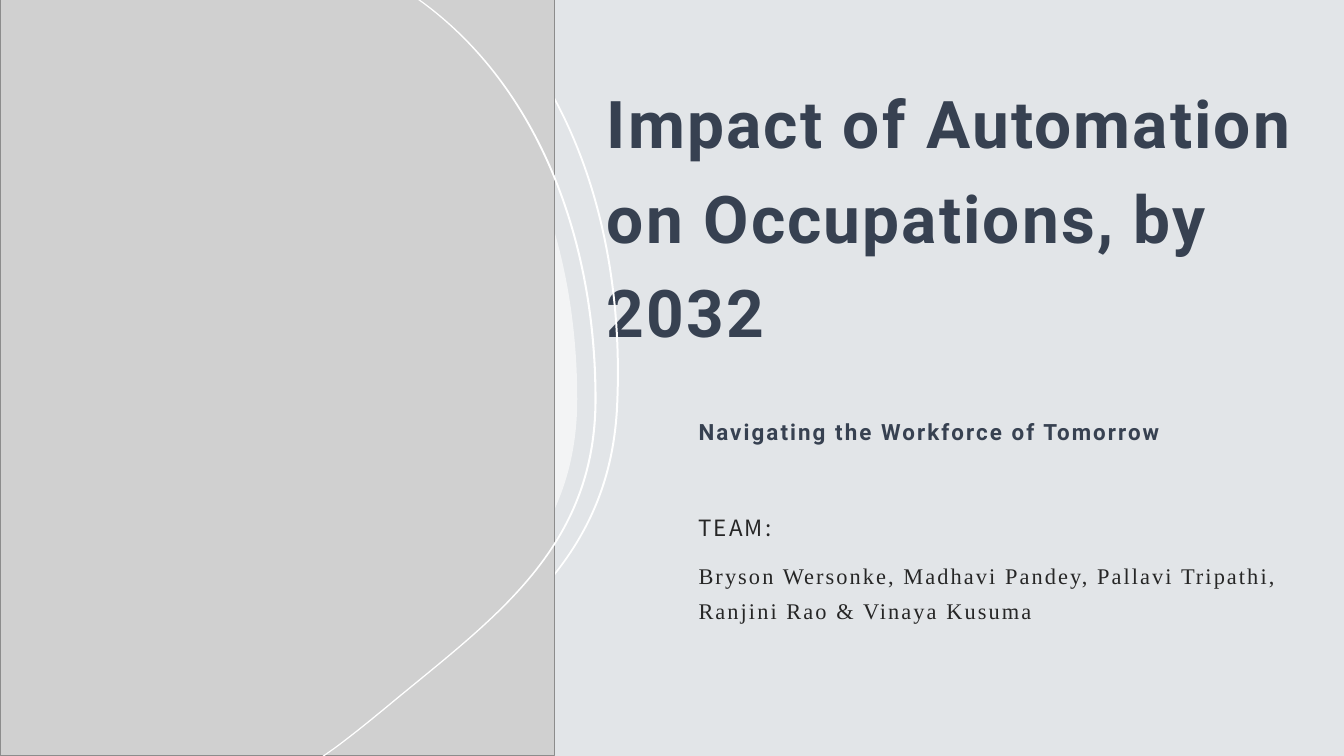
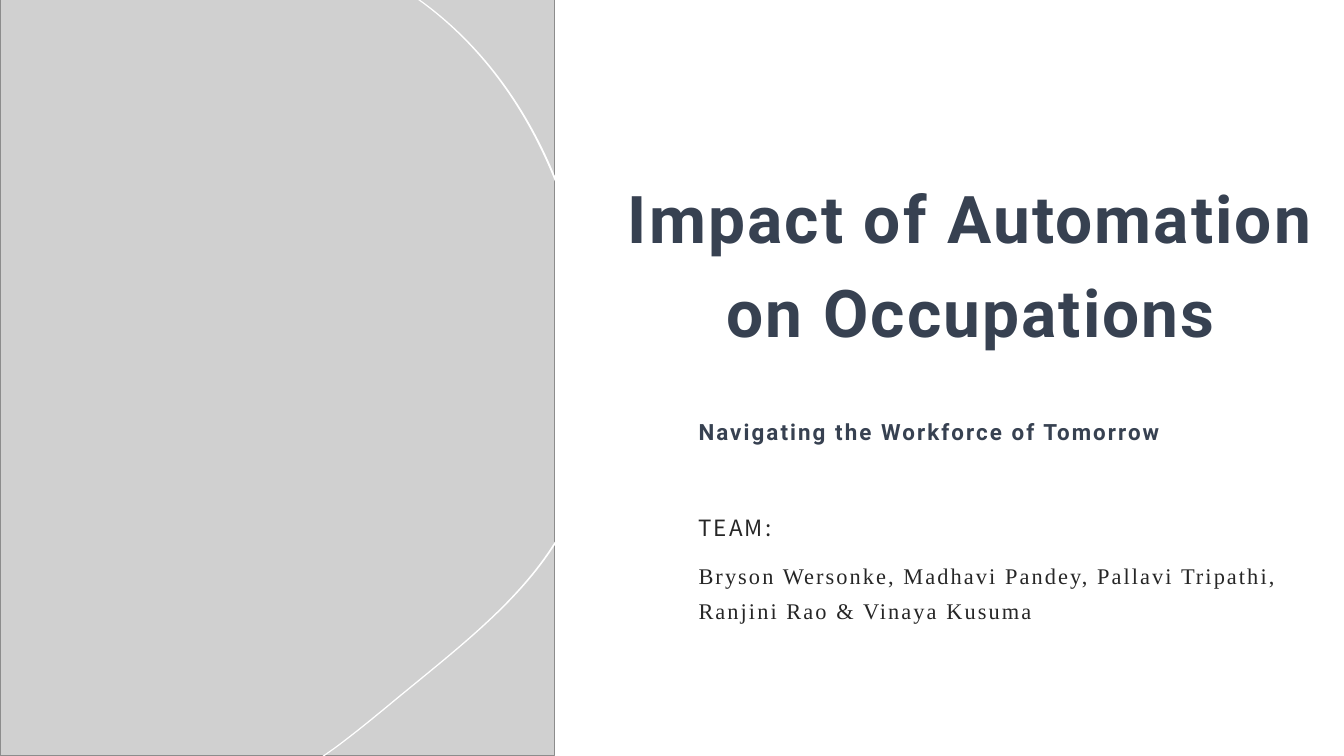
Before and after one commit to vinaya-kusuma/Project1, a slide deck: slide 1 of Project1.pptx. Drawn at 1344x756 pixels with LibreOffice and Linux fonts; fonts in the diff are those of the drawing; grey boxes stand for pictures. Boxes give left, top, right and bottom in pixels: in the first picture for what was removed or moved away, otherwise in the second. Text is boxed around its words. In the diff, an @@ line names an element or a change of style, - is before the commit and + after.

Commit message:
Updated the slides for fastest growing occupations

```diff
--- a/Project1.pptx
+++ b/Project1.pptx
@@ background #E2E5E8 to #FFFFFF @@
@@ rectangle at (0,0,1344,756): fill #E2E5E8 to #FFFFFF @@
@@ title at (628,193,1311,351): text changed @@
-Impact of Automation on Occupations, by 2032
+Impact of Automation on Occupations
```
Also in this commit, not shown: 21 other slides changed, 1 slide added, 3 slides removed.
